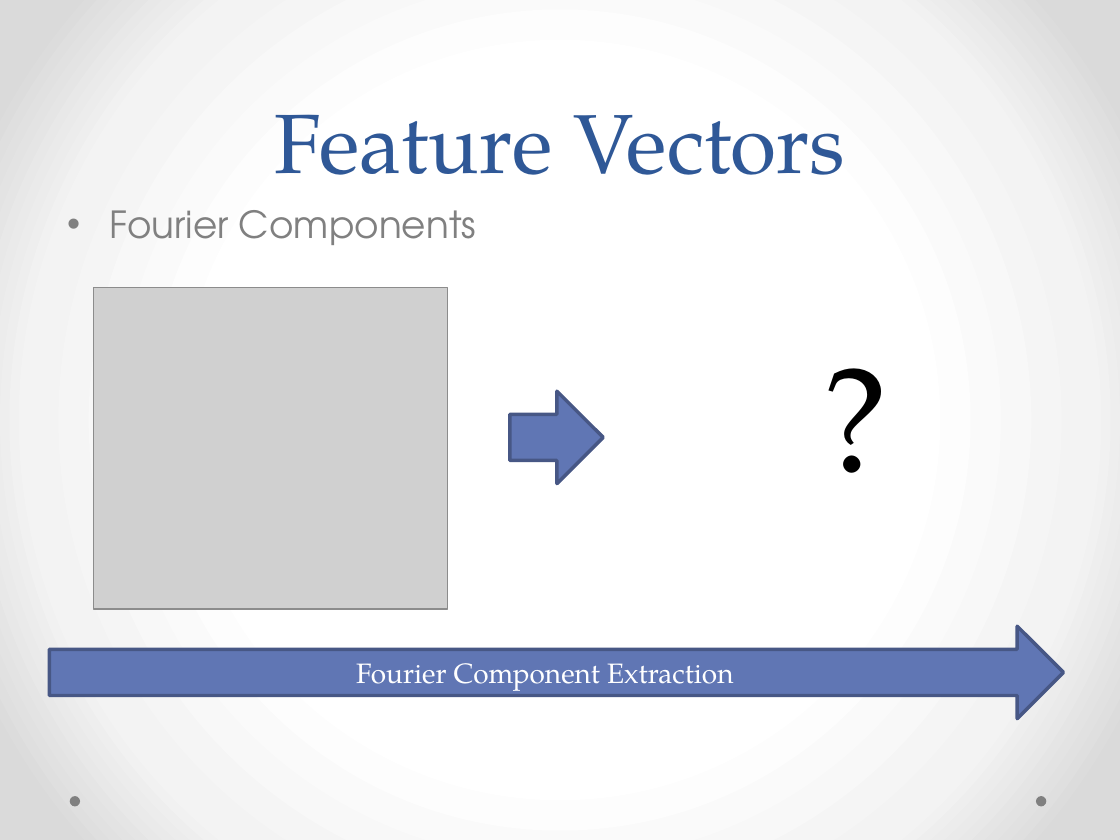
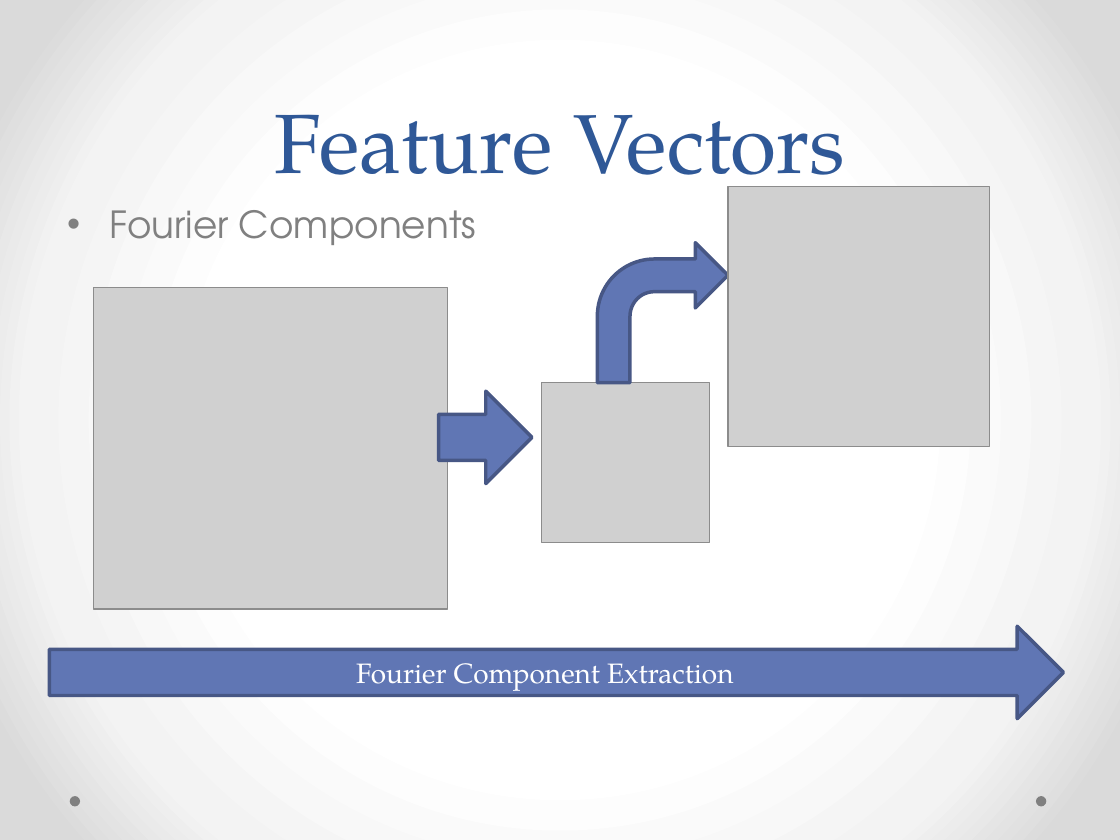
Before and after one commit to benjaminSullins/ECE6258, a slide deck: slide 11 of docs/PosterPresentation.pptx. Drawn at 1120x840 pixels with LibreOffice and Linux fonts; fonts in the diff are those of the drawing; grey boxes stand for pictures. Boxes give left, top, right and bottom in pixels: in the first picture for what was removed or moved away, otherwise in the second. Text is boxed around its words. In the diff, an @@ line names an element or a change of style, - is before the commit and + after.

```diff
--- a/docs/PosterPresentation.pptx
+++ b/docs/PosterPresentation.pptx
@@ picture added at (728, 187, 989, 447) @@
@@ bent arrow added at (597, 243, 728, 383), fill #6076B4, outline #475785 2.25 pt @@
@@ text removed at (812, 317, 989, 510) @@
-?
@@ picture added at (541, 383, 709, 543) @@
@@ right arrow: place and size @@
-right arrow at (510, 391, 603, 484)
+right arrow at (439, 391, 532, 484)
```
Also in this commit, not shown: 7 slides added.
